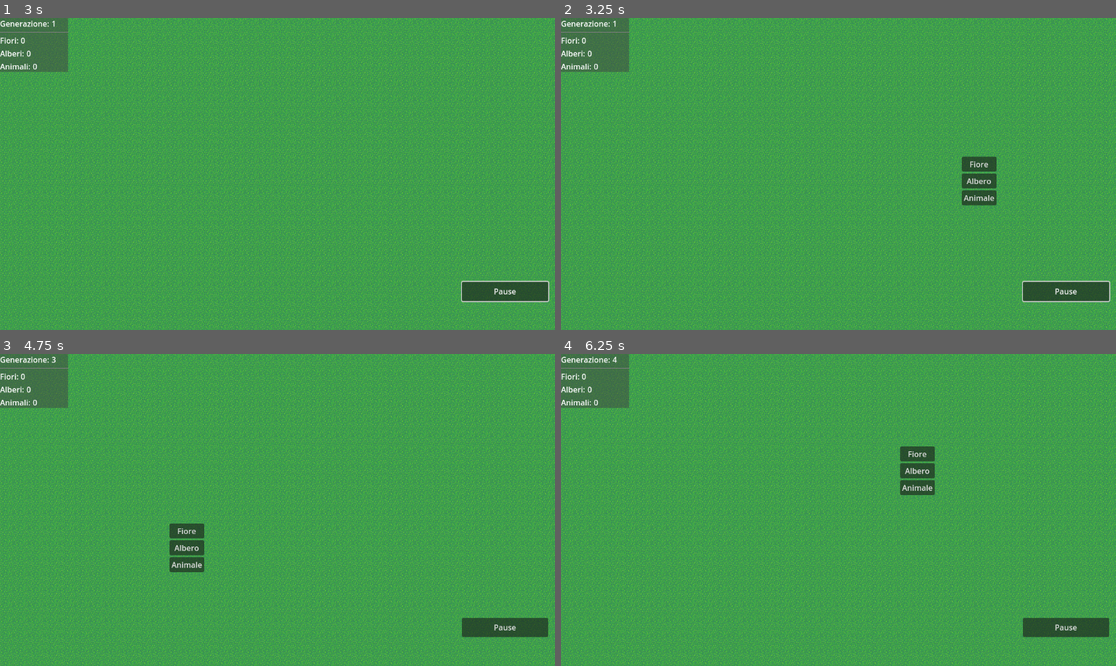
Above: before the commit, frames 1-4 (two rows, left to right).
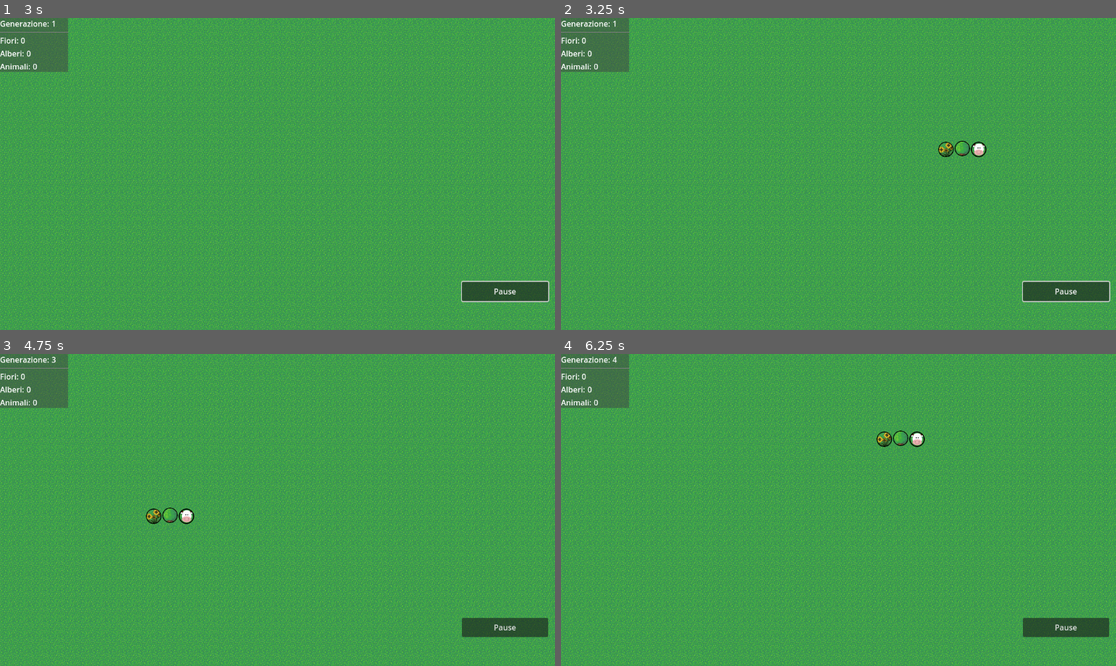
Above: after the commit, the same moments.

Repository: Pyos92/Panta-Rhei
Game: Godot game, scene res://scenes/main.tscn
Two runs of this game, one before a commit and one after it. Both use one fixed random seed, a clock stepped at 60 frames per second and the inputs below.
Inputs (mouse positions are in pixels of both pictures, inside the frame that each line leads up to; where the layout moved, square brackets give the same spot in the first picture):
- Up to frame 1 (3 s): click "Auto-Play" at 0.5 s; click "Pause" at 1.25 s; click "Auto-Play" at 2 s; move the mouse to (399, 158) at 2.77 s; click (399, 158) at 2.92 s
- Up to frame 2 (3.25 s): no input
- Up to frame 3 (4.75 s): click (382, 485) [416, 500] at 3.5 s; tap Enter at 4.25 s; move the mouse to (166, 525) at 4.27 s; click (166, 525) at 4.42 s
- Up to frame 4 (6.25 s): click (733, 516) [749, 547] at 5 s; tap Space at 5.75 s; move the mouse to (894, 441) at 5.77 s; click (894, 441) at 5.92 s

Frame 1 is identical in both runs. In frame 2, 1.2% of the frame differs, in the area x 67-79%, y 39-61%; in frame 3, 1.2%; in frame 4, 1.2%, in the area x 56-68%, y 24-46%.

Commit message:
Bottoni di spawn con icona

Diff:
--- a/scenes/entities/tile.gd
+++ b/scenes/entities/tile.gd
@@ -8,14 +8,13 @@
 enum CellNextStep {IDLE, LIVE, GROW_FLOWER, GROW_TREE, GROW_TREE_BRANCHES, GROW_ANIMAL, DIE}
 
 # Scena del terreno da istanziare
-const SPRITE_EMPTY = "res://assets/sprite/grass-tile.png"
-const SPRITE_FLOWER = "res://assets/sprite/fiori.png"
-const SPRITE_ANIMAL = "res://assets/sprite/animal.png"
-const SPRITE_TREE ="res://assets/sprite/tree.png"
-const SPRITE_TREE_1 ="res://assets/sprite/tree1.png"
-const SPRITE_TREE_2 ="res://assets/sprite/tree2.png"
-const SPRITE_TREE_3 ="res://assets/sprite/tree3.png"
-const SPRITE_TREE_4 ="res://assets/sprite/tree4.png"
+const SPRITE_EMPTY = "res://assets/sprite/tiles/grass-tile.png"
+const SPRITE_FLOWER = "res://assets/sprite/tiles/fiori.png"
+const SPRITE_ANIMAL = "res://assets/sprite/tiles/animal.png"
+const SPRITE_TREE_1 ="res://assets/sprite/tiles/tree1.png"
+const SPRITE_TREE_2 ="res://assets/sprite/tiles/tree2.png"
+const SPRITE_TREE_3 ="res://assets/sprite/tiles/tree3.png"
+const SPRITE_TREE_4 ="res://assets/sprite/tiles/tree4.png"
 
 const CELL_SIZE = 32
 
@@ -73,7 +72,6 @@
 		2: sprite.texture = load(SPRITE_TREE_2); self.root_tile = root_tile
 		3: sprite.texture = load(SPRITE_TREE_3); self.root_tile = root_tile
 		4: sprite.texture = load(SPRITE_TREE_4); self.root_tile = root_tile
-		_: sprite.texture = load(SPRITE_TREE)
 	next_step_action = CellNextStep.IDLE
 
 func spawn_animal():
--- a/scenes/entities/tile.tscn
+++ b/scenes/entities/tile.tscn
@@ -1,7 +1,7 @@
 [gd_scene load_steps=4 format=3 uid="uid://kbh15wp6fe5k"]
 
 [ext_resource type="Script" uid="uid://chy5jxd4e4mf0" path="res://scenes/entities/tile.gd" id="1_h0we7"]
-[ext_resource type="Texture2D" uid="uid://dstgsp4l1l8ac" path="res://assets/sprite/grass-tile.png" id="2_bj6mn"]
+[ext_resource type="Texture2D" uid="uid://dstgsp4l1l8ac" path="res://assets/sprite/tiles/grass-tile.png" id="2_bj6mn"]
 
 [sub_resource type="RectangleShape2D" id="RectangleShape2D_qarfh"]
 size = Vector2(32, 32)
--- a/scenes/ui/SpawnMenu.tscn
+++ b/scenes/ui/SpawnMenu.tscn
@@ -1,6 +1,9 @@
-[gd_scene load_steps=2 format=3 uid="uid://kniluiw8wnxt"]
+[gd_scene load_steps=5 format=3 uid="uid://kniluiw8wnxt"]
 
 [ext_resource type="Script" uid="uid://c018x0l34xquq" path="res://scenes/ui/spawn_menu.gd" id="1_g1y7k"]
+[ext_resource type="Texture2D" uid="uid://bywq0v8nt51ga" path="res://assets/sprite/buttons/spawn_fiori.png" id="2_rxgyp"]
+[ext_resource type="Texture2D" uid="uid://bx5nvenxilq2j" path="res://assets/sprite/buttons/spawn_tree.png" id="3_gmfmb"]
+[ext_resource type="Texture2D" uid="uid://djjgetox13624" path="res://assets/sprite/buttons/spawn_animal.png" id="4_xcudt"]
 
 [node name="SpawnMenu" type="Control"]
 layout_mode = 3
@@ -11,19 +14,35 @@
 grow_vertical = 2
 script = ExtResource("1_g1y7k")
 
-[node name="VBoxContainer" type="VBoxContainer" parent="."]
+[node name="Control" type="Control" parent="."]
+anchors_preset = 0
+offset_left = -49.0
+offset_top = -34.0
+offset_right = -9.0
+offset_bottom = 6.0
+
+[node name="SpawnFlower" type="TextureButton" parent="Control"]
+unique_name_in_owner = true
 layout_mode = 0
-offset_right = 40.0
-offset_bottom = 40.0
+offset_top = 3.0
+offset_right = 32.0
+offset_bottom = 35.0
+texture_normal = ExtResource("2_rxgyp")
 
-[node name="SpawnFlower" type="Button" parent="VBoxContainer"]
-layout_mode = 2
-text = "Fiore"
+[node name="SpawnTree" type="TextureButton" parent="Control"]
+unique_name_in_owner = true
+layout_mode = 0
+offset_left = 34.0
+offset_top = 1.0
+offset_right = 66.0
+offset_bottom = 33.0
+texture_normal = ExtResource("3_gmfmb")
 
-[node name="SpawnTree" type="Button" parent="VBoxContainer"]
-layout_mode = 2
-text = "Albero"
-
-[node name="SpawnAnimal" type="Button" parent="VBoxContainer"]
-layout_mode = 2
-text = "Animale"
+[node name="SpawnAnimal" type="TextureButton" parent="Control"]
+unique_name_in_owner = true
+layout_mode = 0
+offset_left = 68.0
+offset_top = 3.0
+offset_right = 100.0
+offset_bottom = 35.0
+texture_normal = ExtResource("4_xcudt")
--- a/scenes/ui/spawn_menu.gd
+++ b/scenes/ui/spawn_menu.gd
@@ -1,9 +1,9 @@
 extends Control
 class_name SpawnMenu
 
-@onready var spawn_flower: Button = $VBoxContainer/SpawnFlower
-@onready var spawn_tree: Button = $VBoxContainer/SpawnTree
-@onready var spawn_animal: Button = $VBoxContainer/SpawnAnimal
+@onready var spawn_flower: TextureButton = %SpawnFlower
+@onready var spawn_tree: TextureButton = %SpawnTree
+@onready var spawn_animal: TextureButton = %SpawnAnimal
 
 var cell : Tile
 
Binary file added: assets/sprite/buttons/spawn_animal.png
Not shown, added: assets/sprite/buttons/spawn_animal.png.import
Binary file added: assets/sprite/buttons/spawn_fiori.png
Not shown, changed: assets/sprite/buttons/spawn_fiori.png.import
Binary file added: assets/sprite/buttons/spawn_tree.png
Not shown, added: assets/sprite/buttons/spawn_tree.png.import
Renamed: assets/sprite/animal.png -> assets/sprite/tiles/animal.png
Not shown, changed: assets/sprite/tiles/animal.png.import
Renamed: assets/sprite/fiori.png -> assets/sprite/tiles/fiori.png
Not shown, changed: assets/sprite/tiles/fiori.png.import
Renamed: assets/sprite/grass-tile.png -> assets/sprite/tiles/grass-tile.png
Not shown, changed: assets/sprite/tiles/grass-tile.png.import
(and 8 more such lines)
